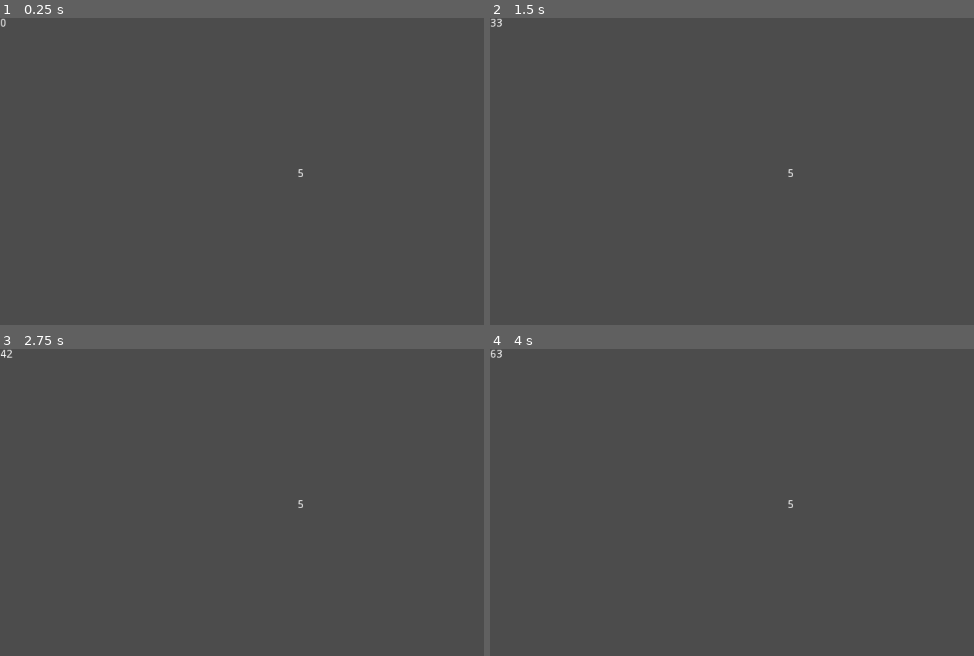
Above: before the commit, frames 1-4 (two rows, left to right).
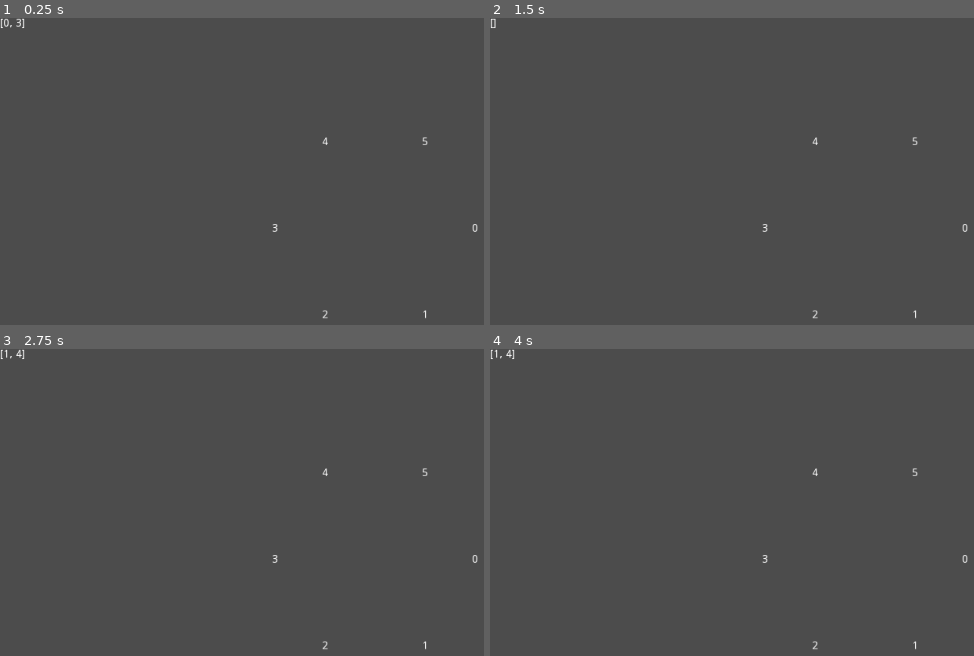
Above: after the commit, the same moments.

Repository: luisfpatrocinio/SquareSum
Game: Godot game, scene res://Level.tscn
Two runs of this game, one before a commit and one after it. Both use one fixed random seed, a clock stepped at 60 frames per second and the inputs below.
Inputs:
- Up to frame 1 (0.25 s): no input
- Up to frame 2 (1.5 s): tap Enter at 0.5 s; hold Right (ui_right) 0.53-1.28 s; hold Left (ui_left) from 1.28 s (still down)
- Up to frame 3 (2.75 s): release Left (ui_left) at 2.03 s; hold Right (ui_right) from 2.03 s (still down)
- Up to frame 4 (4 s): release Right (ui_right) at 3.53 s; hold Left (ui_left) from 3.53 s (still down)

The runs differ from the first frame. In frame 1, 0.2% of the frame differs, in the area x 0-99%, y 0-99%; in frame 2, 0.2%; in frame 3, 0.2%; in frame 4, 0.2%.

Commit message:
Logical minigame skeleton

Diff:
--- /dev/null
+++ b/Bar.gd
@@ -0,0 +1,12 @@
+extends Area2D
+onready var parent = get_parent()
+
+var colliders = [];
+var numbers = []
+
+func _process(delta):
+	colliders = get_overlapping_areas()
+	for collider in colliders:
+		numbers.append(collider.my_number)
+	parent.get_node("Label").text = str(numbers)
+	numbers.clear()
--- /dev/null
+++ b/Global.gd
@@ -0,0 +1,4 @@
+extends Node
+
+
+var colliding_list = []
--- a/Level.tscn
+++ b/Level.tscn
@@ -1,25 +1,28 @@
 [gd_scene load_steps=4 format=2]
 
 [ext_resource path="res://Roulette.gd" type="Script" id=1]
-[ext_resource path="res://Number.tscn" type="PackedScene" id=2]
+[ext_resource path="res://Bar.gd" type="Script" id=3]
 
 [sub_resource type="RectangleShape2D" id=1]
 extents = Vector2( 119.5, 17.5 )
 
 [node name="Level" type="Node2D"]
+__meta__ = {
+"_edit_horizontal_guides_": [ 222.0 ],
+"_edit_vertical_guides_": [ 342.0, 344.0 ]
+}
 
-[node name="Node" type="Node" parent="."]
+[node name="Controller" type="Node" parent="."]
 script = ExtResource( 1 )
 
-[node name="Area2D" type="Area2D" parent="Node"]
+[node name="Area2D" type="Area2D" parent="Controller"]
 position = Vector2( 480, 270 )
+script = ExtResource( 3 )
 
-[node name="CollisionShape2D" type="CollisionShape2D" parent="Node/Area2D"]
+[node name="CollisionShape2D" type="CollisionShape2D" parent="Controller/Area2D"]
 shape = SubResource( 1 )
 
-[node name="Label" type="Label" parent="Node"]
+[node name="Label" type="Label" parent="Controller"]
 margin_right = 40.0
 margin_bottom = 14.0
 text = "Teste:"
-
-[node name="Area2D2" parent="." instance=ExtResource( 2 )]
--- a/Number.gd
+++ b/Number.gd
@@ -1,5 +1,19 @@
 extends Area2D
 
+var radius = 128
+onready var my_index = 0
+var my_number = randi() % 5 + 1;
+
+onready var controller = get_parent()
 
 func _ready() -> void:
-	pass # Replace with function body.
+	pass
+
+
+func _process(delta):
+	$Label.text = str(my_number);
+	var _n = len(controller.numbersArray) + 1
+	var angle = deg2rad(360 / _n * my_index)
+	var posx = 480 + cos(angle) * radius
+	var posy = 270 + sin(angle) * radius
+	global_position = Vector2(posx, posy)
--- a/Number.tscn
+++ b/Number.tscn
@@ -24,3 +24,5 @@
 text = "5"
 align = 1
 valign = 1
+
+[connection signal="area_entered" from="." to="." method="_on_Area2D2_area_entered"]
--- a/Roulette.gd
+++ b/Roulette.gd
@@ -1,10 +1,16 @@
 extends Node
 
+onready var NumberScene = preload("res://Number.tscn")
 onready var line = get_node("Area2D");
 onready var debugLabel = get_node("Label")
+onready var numbersArray =  get_tree().get_nodes_in_group("numbers")
+
+
 
 func _ready() -> void:
-	pass # Replace with function body.
+	print("Spawna")
+	for i in range(2 * (randi() % 5)):
+		spawn_number(i)
 
 func _process(delta: float) -> void:
 	var xAxis = Input.get_axis("ui_left", "ui_right");
@@ -14,3 +20,20 @@
 
 	line.rotation_degrees = round(line.rotation_degrees)
 	debugLabel.text = str(line.rotation_degrees);
+
+
+
+func spawn_number(x):
+	numbersArray =  get_tree().get_nodes_in_group("numbers")
+	var number = NumberScene.instance()
+	add_child(number)
+	print(str(number.my_number))
+	number.my_number = x
+	number.global_position = Vector2(
+		randi() % 50,
+		randi() % 30
+	)
+	number.my_index = len(numbersArray)
+	print(numbersArray)
+	number.add_to_group("numbers")
+	print(number.global_position)
--- a/project.godot
+++ b/project.godot
@@ -14,9 +14,19 @@
 run/main_scene="res://Level.tscn"
 config/icon="res://icon.png"
 
+[global]
+
+global=false
+
 [gui]
 
 common/drop_mouse_on_gui_input_disabled=true
+
+[importer_defaults]
+
+texture={
+"flags/filter": false
+}
 
 [physics]
 
